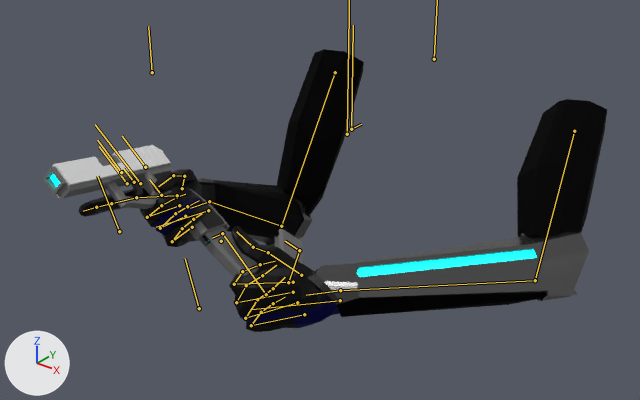
The Blender file ProtoPistolEquestrian.blend: old version first, new version second.
The view is the same before and after, from a camera (50 mm lens) standing at (2.9, -3.92, 1.9) and looking at (0.09, -0.41, -0.28). The lights are fixed; the arrows at lower left show +X, +Y and +Z. Both versions are drawn at frame 26 of the action 'ReloadTactical'; the numbers are the values there. The bones that bend it are drawn over the model as lines.

In view in the first picture: 'Hand', 'ProtoPistol'.
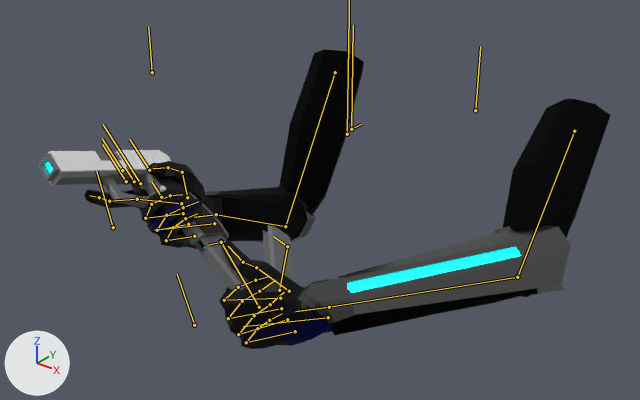
Location of each change, [x1, y1, x2, y2] in pixels of the pictures (640 x 400 px):
'Hand', posed: before [79, 49, 607, 332]; after [84, 49, 610, 349]
'ProtoPistol', posed (7% taller): before [42, 145, 304, 277]; after [38, 150, 295, 291]
bone 'Pinky1.R', root to tip: before (192, 227) to (172, 241); after (194, 236) to (166, 240)
bone 'Pinky2.R', root to tip: before (172, 241) to (182, 228); after (166, 240) to (173, 227)
bone 'Ring2.R', root to tip: before (160, 228) to (175, 213); after (157, 230) to (166, 215)
bone 'Middle2.R', root to tip: before (147, 217) to (161, 205); after (145, 218) to (151, 204)
bone 'Middle3.R', root to tip: before (161, 205) to (177, 197); after (151, 204) to (170, 195)
bone 'Index3.R', root to tip: before (111, 203) to (96, 207); after (109, 201) to (99, 197)
bone 'Thumb1.R', root to tip: before (182, 188) to (184, 176); after (187, 197) to (182, 172)
bone 'Thumb2.R', root to tip: before (184, 176) to (173, 175); after (182, 172) to (168, 167)
bone 'Thumb3.R', root to tip: before (173, 175) to (158, 186); after (168, 167) to (153, 168)
bone 'Hand.L', root to tip: before (340, 300) to (251, 309); after (328, 317) to (243, 326)
bone 'Controller', root to tip: before (140, 183) to (95, 124); after (140, 183) to (103, 124)
bone 'Mag1', root to tip: before (266, 294) to (222, 233); after (279, 290) to (287, 246)
bone 'Mag2', root to tip: before (288, 282) to (299, 250); after (259, 307) to (221, 242)

The edits, one by one:
Bone 'Pinky1.R' (bone_pinky1_r) turns from (-8, 2, -10) to (-11, 2, -10) degrees about its own x, y and z.
Bone 'Pinky2.R' (bone_pinky2_r) turns from (-19, -5, -53) to (-20, 0, -40) degrees about its own x, y and z.
Bone 'Ring2.R' (bone_ring2_r) turns from (-5, 6, -52) to (-8, 7, -39) degrees about its own x, y and z.
Bone 'Middle2.R' (bone_middle2_r) turns from (13, 12, -41) to (6, 0, -33) degrees about its own x, y and z.
Bone 'Middle3.R' (bone_middle3_r) turns from (13, 0, -83) to (0, 0, -83) degrees about its own x, y and z.
Bone 'Index3.R' (bone_index3_r) turns from (0, 0, 1) to (0, 0, -24) degrees about its own x, y and z.
Bone 'Thumb1.R' (bone_thumb1_r) turns from (15, -1, -27) to (0, 0, -16) degrees about its own x, y and z.
Bone 'Thumb2.R' (bone_thumb2_r) turns from (0, -10, 40) to (0, 0, 40) degrees about its own x, y and z.
Bone 'Thumb3.R' (bone_thumb3_r) turns from (51, -48, -29) to (29, 0, 0) degrees about its own x, y and z.
Bone 'IKPole.L' (bone_ikpole_l) moves from (-0.998, 0.642, 0.332) to (-0.828, 0.376, 0.19).
Bone 'Hand.L' (bone_hand_l) moves from (0.569, 0.493, -0.181) to (0.689, 0.358, -0.183).
Bone 'Hand.L' (bone_hand_l) turns from (30, -16, -82) to (40, -71, -98) degrees about its own x, y and z.
Bone 'Controller' (bone_controller) turns from (0, 17, 52) to (-8, 17, 53) degrees about its own x, y and z.
Bone 'Mag1' (bone_mag1) moves from (-0.041, -0.451, -0.125) to (0.049, -0.428, -0.223).
Bone 'Mag1' (bone_mag1) turns from (2, -2, -4) to (-51, 0, 0) degrees about its own x, y and z.
Bone 'Mag2' (bone_mag2) moves from (0.561, -1.004, -0.278) to (0.637, -0.95, -0.192).
Bone 'Mag2' (bone_mag2) turns from (28, 33, 157) to (-80, 131, -16) degrees about its own x, y and z.
